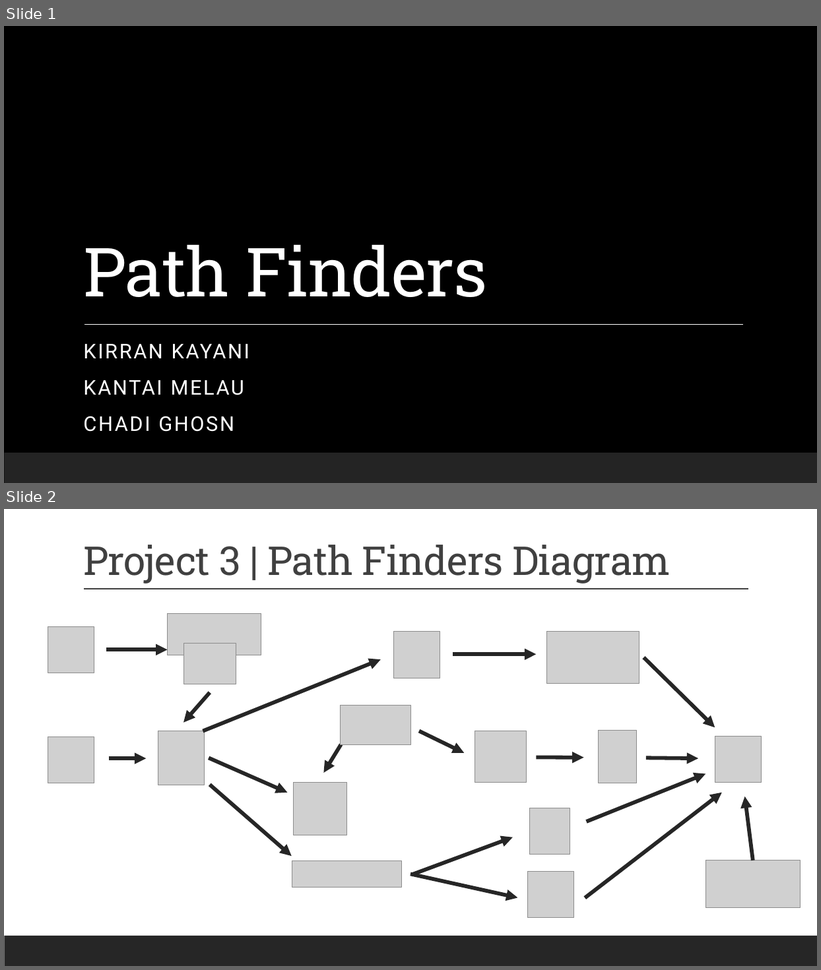
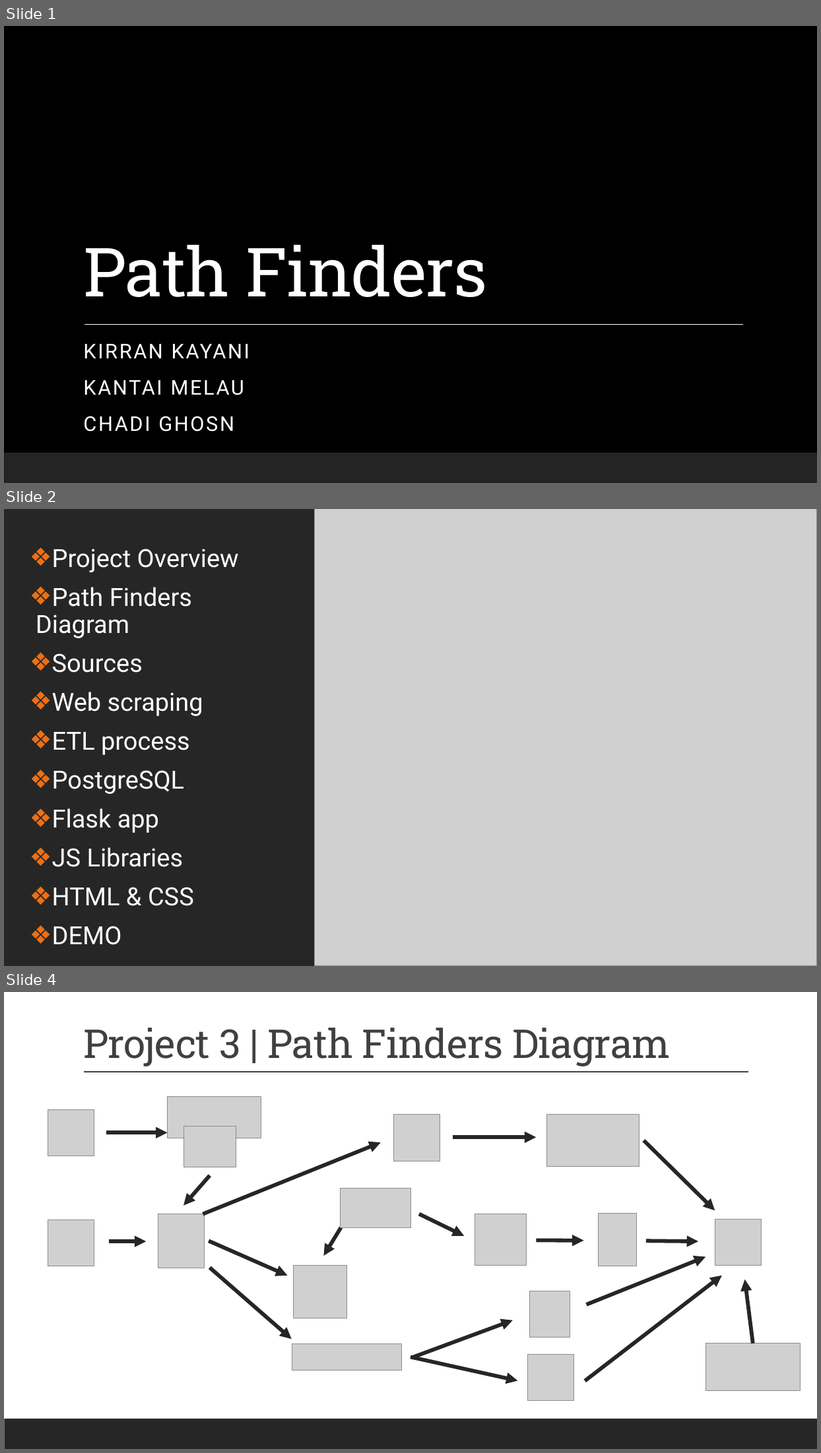
Before and after one commit to Chadi272/Project_3_Path_Finders, a slide deck: Path Finders.pptx. Shown one above the other, each under a label of ours: slides 1 and 2 before the commit, slides 1, 2 and 4 after it; the slides between them are not shown. The pictures are 821x970 and 821x1453 pixels, drawn with LibreOffice and Linux fonts; fonts in the diff are those of the drawing; grey boxes stand for pictures; background and template pictures are left out. Boxes give left, top, right and bottom in pixels: in the first picture for what was removed or moved away, otherwise in the second. Text is boxed around its words. In the diff, an @@ line names an element or a change of style, - is before the commit and + after.

```diff
--- a/Path Finders.pptx
+++ b/Path Finders.pptx
@@ slide 2 added at <box>4,509,817,966</box>, background #000000; not listed: 1 template element that a slide beside it also shows @@
@@ rectangle added at <box>4,509,817,966</box>, fill #262626 @@
@@ picture added at <box>314,509,817,966</box> @@
@@ text added at <box>36,549,239,945</box>, 29.6 pt, text #FFFFFF @@
+❖ Project Overview
+❖ Path Finders Diagram
+❖ Sources
+❖ Web scraping
+❖ ETL process
+❖ PostgreSQL
+❖ Flask app
+❖ JS Libraries
+❖ HTML & CSS
+❖ DEMO
@@ what was slide 2 is now slide 4 @@
```
Also in this commit, not shown: 7 slides changed, 1 other slide added, 3 other files.
